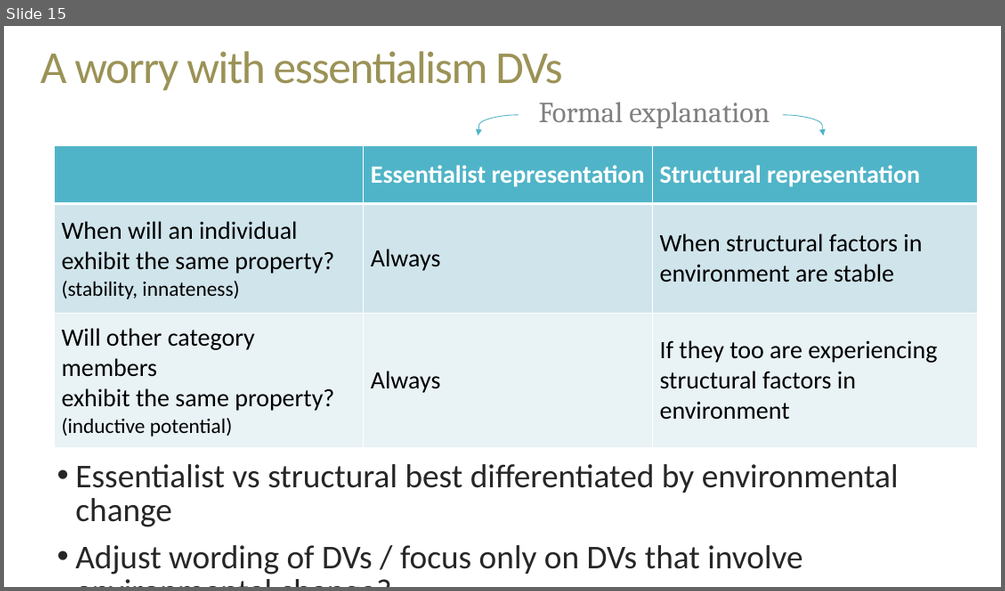
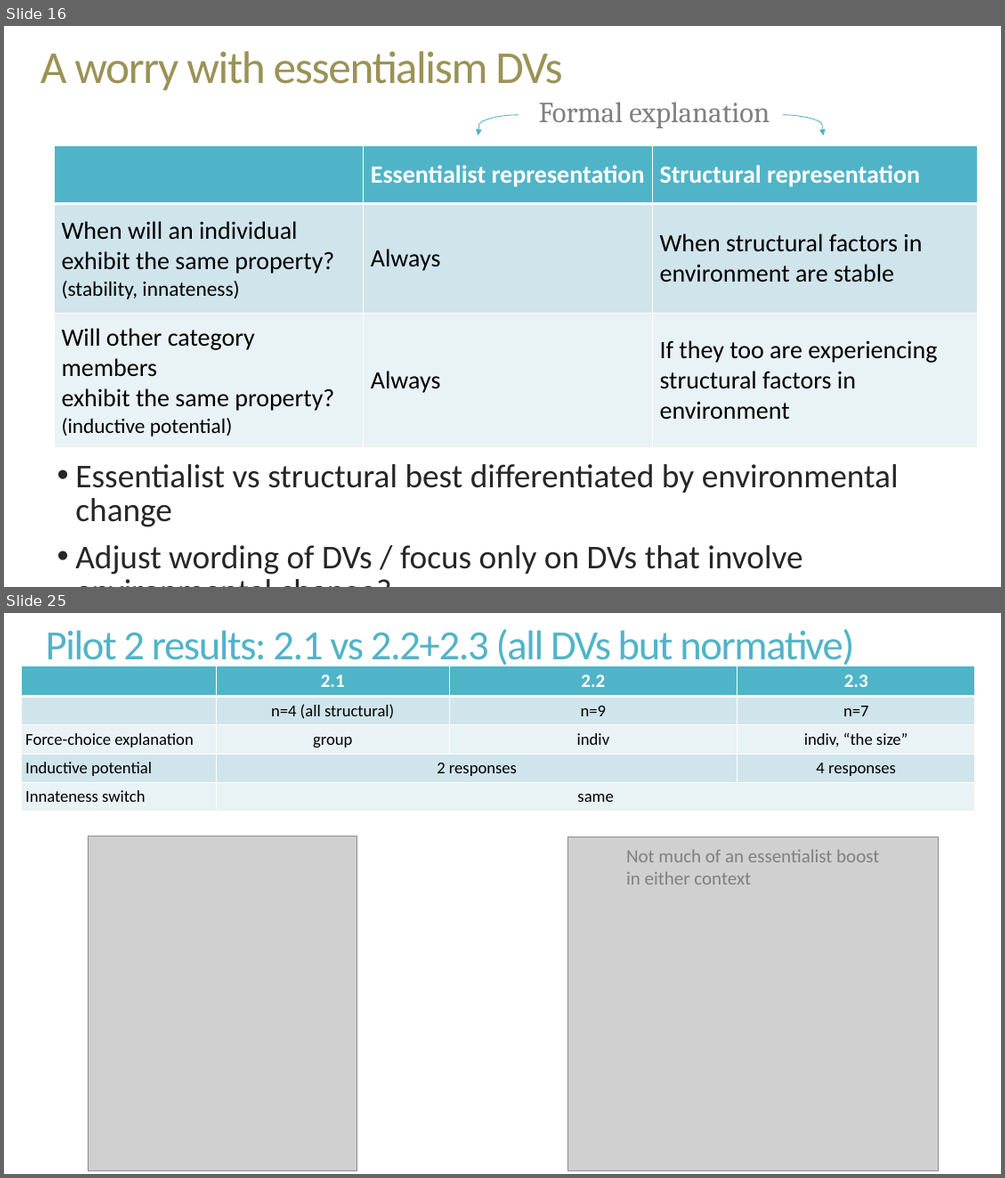
Before and after one commit to mariannazhang/structuralblocking, a slide deck: manuscript/FYP_pilot_2_3.24.19.pptx. Shown one above the other, each under a label of ours: slide 15 before the commit, slides 16 and 25 after it; the slides between them are not shown. The pictures are 1005x591 and 1005x1178 pixels, drawn with LibreOffice and Linux fonts; fonts in the diff are those of the drawing; grey boxes stand for pictures. Boxes give left, top, right and bottom in pixels: in the first picture for what was removed or moved away, otherwise in the second. Text is boxed around its words. In the diff, an @@ line names an element or a change of style, - is before the commit and + after.

Commit message:
analysis for pilot 2.1-2.3, power analysis for final data collection

```diff
--- a/manuscript/FYP_pilot_2_3.24.19.pptx
+++ b/manuscript/FYP_pilot_2_3.24.19.pptx
@@ slide 25 added at <box>4,613,1001,1174</box>, background #FFFFFF @@
@@ title added at <box>46,629,854,670</box>, 40 pt, text #50B4C8 @@
+Pilot 2 results: 2.1 vs 2.2+2.3 (all DVs but normative)
@@ table added at <box>21,666,975,809</box>, 5 rows, 4 columns @@
+ | 2.1 | 2.2 | 2.3
+ | n=4 (all structural) | n=9 | n=7
+Force-choice explanation | group | indiv | indiv, “the size”
+Inductive potential | 2 responses |  | 4 responses
+Innateness switch | same |  | 
@@ picture added at <box>88,835,357,1171</box> @@
@@ picture added at <box>568,837,938,1171</box> @@
@@ text added at <box>626,849,879,884</box>, 18 pt, text #808080 @@
+Not much of an essentialist boost
+in either context
@@ what was slide 15 is now slide 16 @@
```
Also in this commit, not shown: 11 slides changed, 11 other slides added, 2 slides removed, 30 other files.
